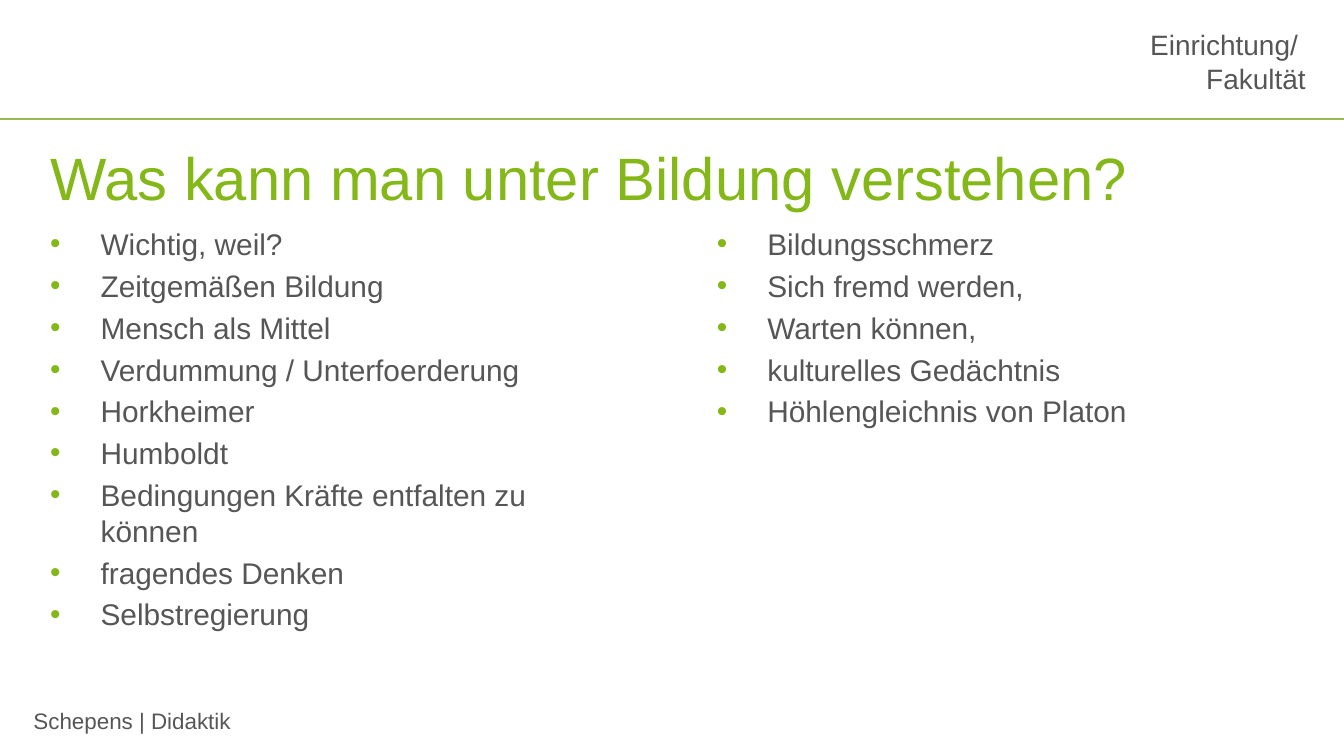
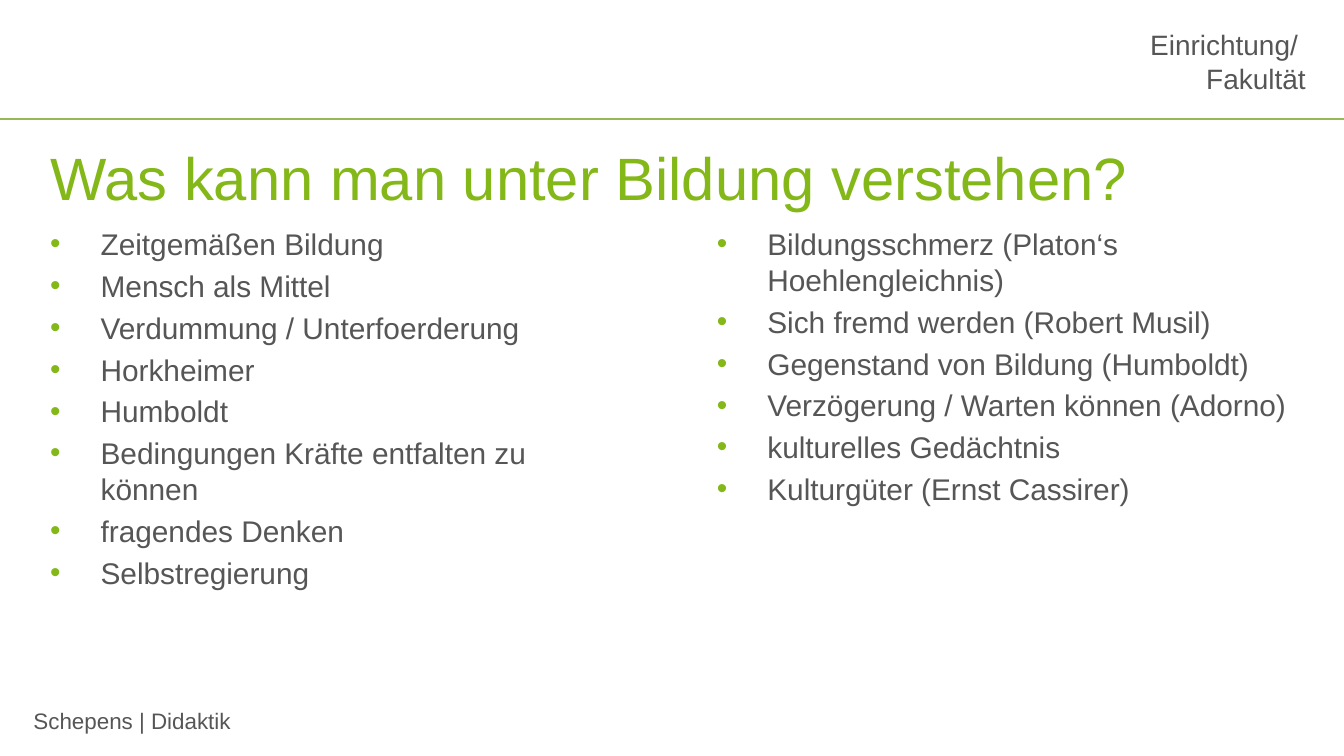
Before and after one commit to jobschepens/didakt21, a slide deck: slide 4 of folien/week4.pptx. Drawn at 1344x756 pixels with LibreOffice and Linux fonts; fonts in the diff are those of the drawing; background and template pictures are left out. Boxes give left, top, right and bottom in pixels: in the first picture for what was removed or moved away, otherwise in the second. Text is boxed around its words. In the diff, an @@ line names an element or a change of style, - is before the commit and + after.

```diff
--- a/folien/week4.pptx
+++ b/folien/week4.pptx
@@ text at box(101, 233, 283, 261): paragraph removed @@
-• Wichtig, weil?
@@ text at box(767, 233, 1286, 422): text changed @@
-• Bildungsschmerz
-• Sich fremd werden,
-• Warten können,
+• Bildungsschmerz (Platon‘s Hoehlengleichnis)
+• Sich fremd werden (Robert Musil)
+• Gegenstand von Bildung (Humboldt)
+• Verzögerung / Warten können (Adorno)
@@ text at box(767, 478, 1130, 505): text changed @@
-• Höhlengleichnis von Platon
+• Kulturgüter (Ernst Cassirer)
```
Also in this commit, not shown: 1 slide added, 1 other file.
